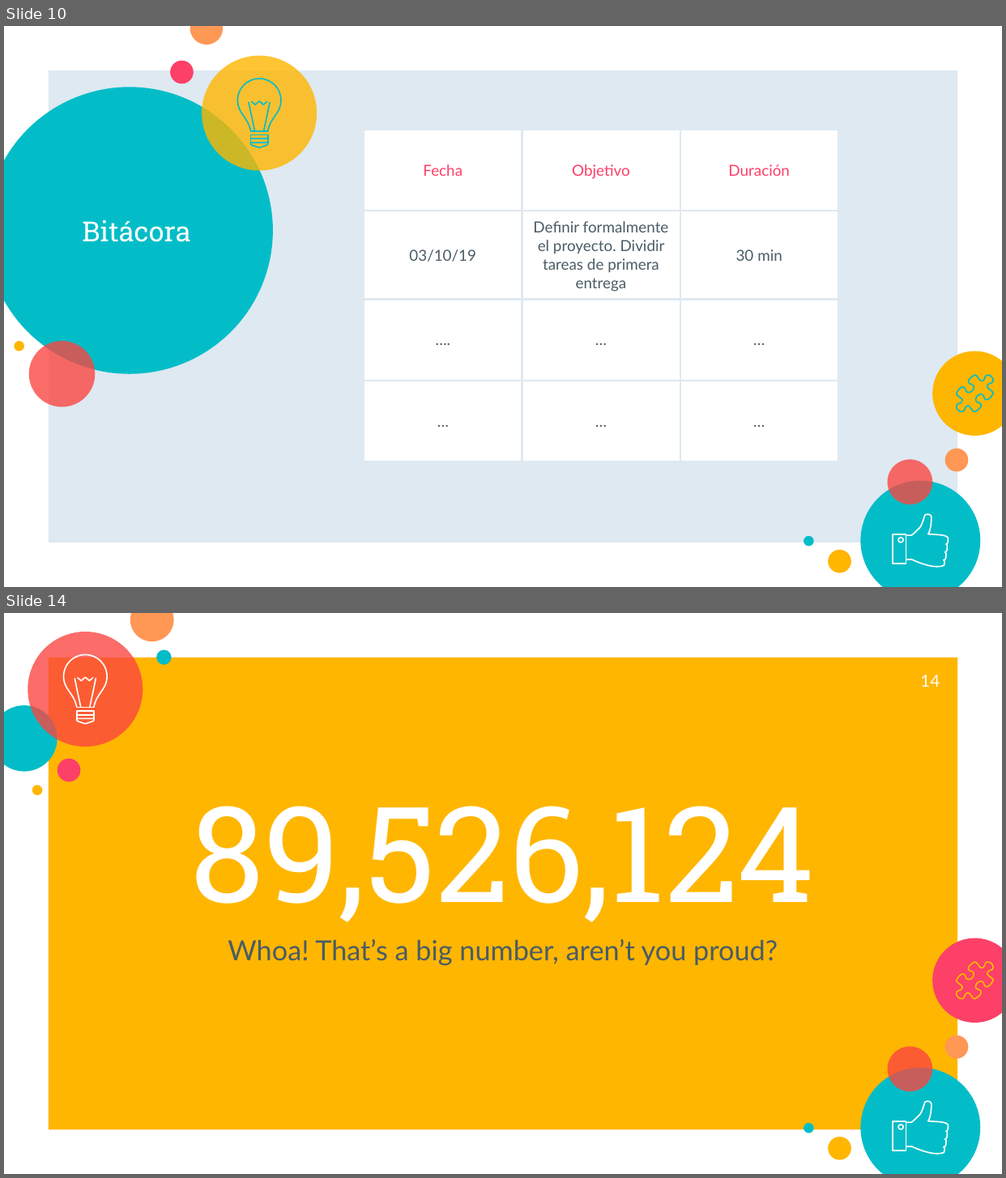
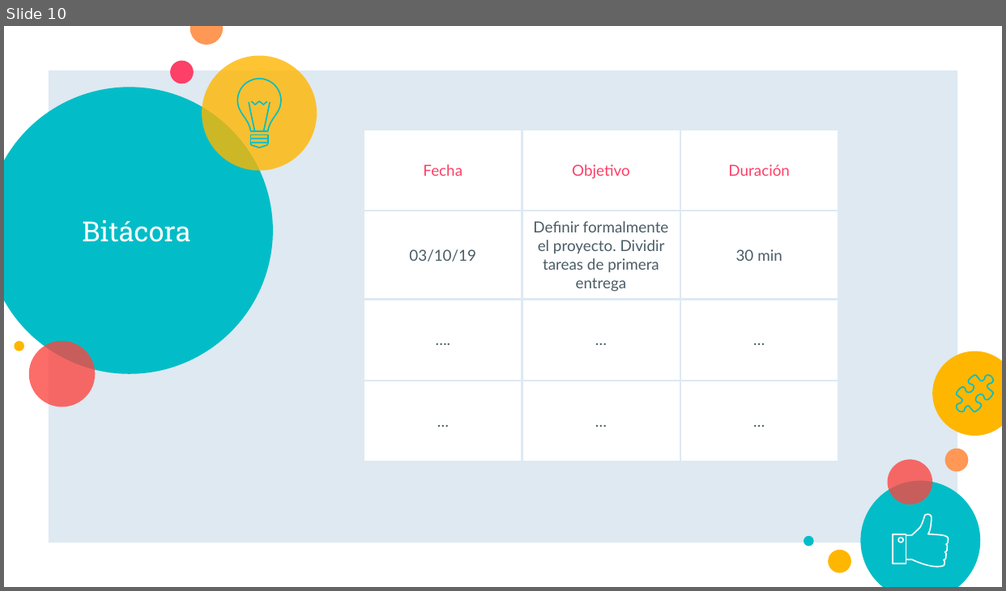
Before and after one commit to JETC-98/OOP, a slide deck: Docs/PrimeraEntrega.pptx. Shown one above the other, each under a label of ours: slides 10 and 14 before the commit, slide 10 after it; the slides between them are not shown. The pictures are 1006x1178 and 1006x591 pixels, drawn with LibreOffice and Linux fonts; fonts in the diff are those of the drawing. Boxes give left, top, right and bottom in pixels: in the first picture for what was removed or moved away, otherwise in the second. Text is boxed around its words. In the diff, an @@ line names an element or a change of style, - is before the commit and + after.

```diff
--- a/Docs/PrimeraEntrega.pptx
+++ b/Docs/PrimeraEntrega.pptx
@@ slide 14 removed at (4,613,1002,1174), background #FFFFFF; not listed: 7 template elements that a slide beside it also shows @@
@@ ellipse removed at (28,632,143,747) @@
@@ ellipse removed at (130,613,175,642) @@
@@ rectangle removed at (49,658,958,1130) @@
@@ ellipse removed at (156,650,172,665) @@
@@ page number removed at (920,675,940,687) @@
-14
@@ ellipse removed at (4,706,57,772) @@
@@ group removed at (64,655,108,724): 8 freeform shapes @@
@@ ellipse removed at (57,759,80,781) @@
@@ ellipse removed at (32,785,42,794) @@
@@ title removed at (191,806,815,922) @@
-89,526,124
@@ subtitle removed at (228,939,778,965) @@
-Whoa! That’s a big number, aren’t you proud?
@@ ellipse removed at (932,939,1002,1023) @@
@@ freeform shape removed at (956,962,993,999) @@
```
Also in this commit, not shown: 8 slides changed, 1 slide added, 5 other slides removed.
